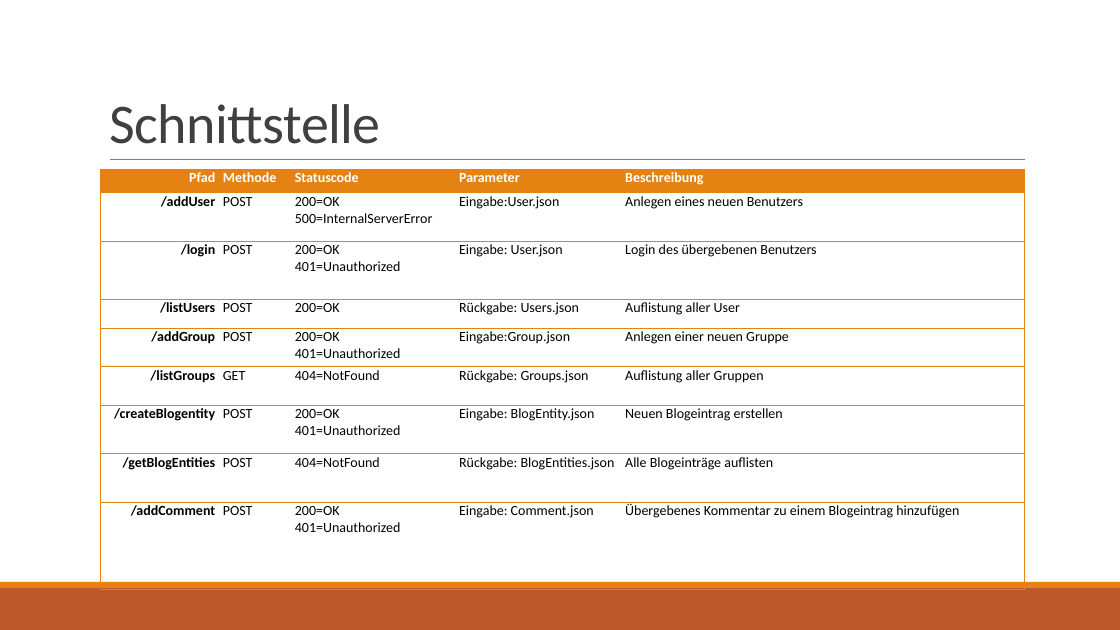
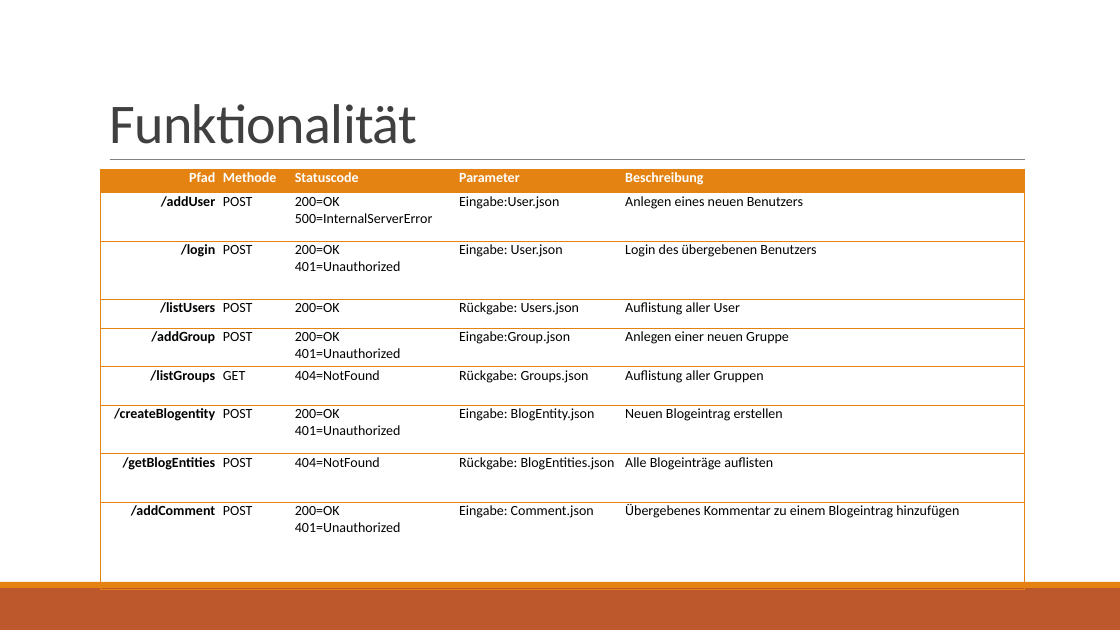
Before and after one commit to LukasMindlberger/ServiceEngineering, a slide deck: slide 3 of Ue3_Präs.pptx. Drawn at 1120x630 pixels with LibreOffice and Linux fonts; fonts in the diff are those of the drawing. Boxes give left, top, right and bottom in pixels: in the first picture for what was removed or moved away, otherwise in the second. Text is boxed around its words. In the diff, an @@ line names an element or a change of style, - is before the commit and + after.

```diff
--- a/Ue3_Präs.pptx
+++ b/Ue3_Präs.pptx
@@ title at (109,104,417,144): text changed @@
-Schnittstelle
+Funktionalität
```
Also in this commit, not shown: 2 other slides changed, 5 other files.
